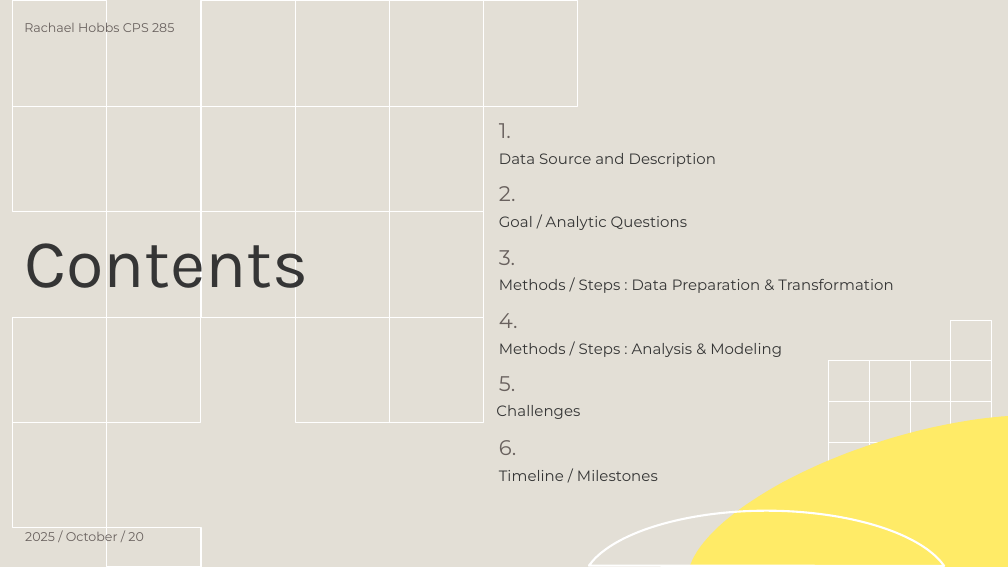
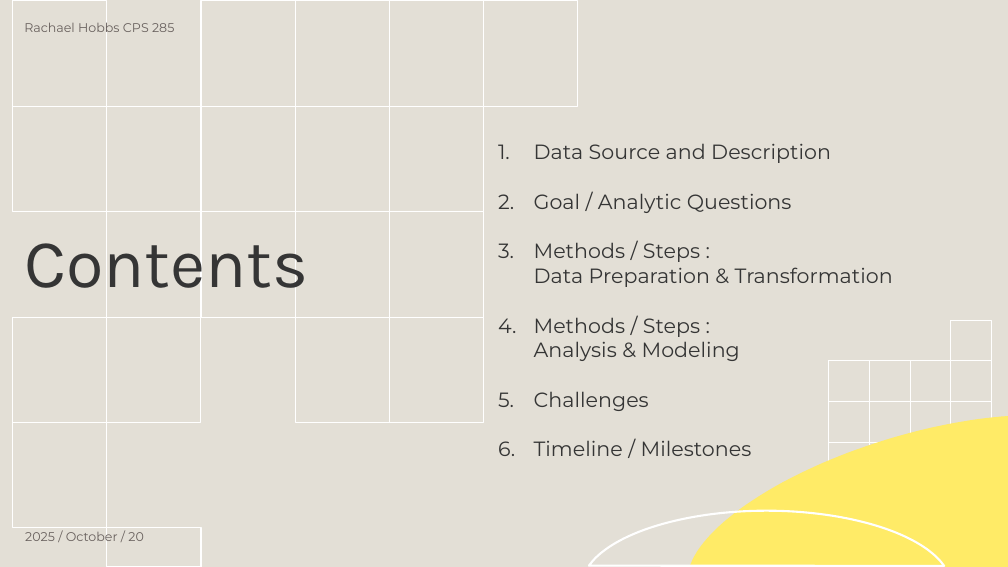
Before and after one commit to Lovjoy/FEMA_NFIP_Flood_Policies_Project, a slide deck: slide 2 of HobbsFEMA-NFIP-Flood-Proposal.pptx. Drawn at 1008x567 pixels with LibreOffice and Linux fonts; fonts in the diff are those of the drawing. Boxes give left, top, right and bottom in pixels: in the first picture for what was removed or moved away, otherwise in the second. Text is boxed around its words. In the diff, an @@ line names an element or a change of style, - is before the commit and + after.

Commit message:
updated powerpoint

```diff
--- a/HobbsFEMA-NFIP-Flood-Proposal.pptx
+++ b/HobbsFEMA-NFIP-Flood-Proposal.pptx
@@ subtitle removed at (499, 123, 511, 138) @@
-1.
@@ subtitle at (534, 144, 893, 456): text changed; size 10.8 to 14.8 pt @@
-Methods / Steps : Data Preparation & Transformation
+1. Data Source and Description
+2. Goal / Analytic Questions
+3. Methods / Steps :
+Data Preparation & Transformation
+1. Methods / Steps :
+Analysis & Modeling
+1. Challenges
+2. Timeline / Milestones
@@ subtitle removed at (499, 153, 716, 167) @@
-Data Source and Description
@@ subtitle removed at (499, 186, 516, 201) @@
-2.
@@ subtitle removed at (499, 216, 687, 230) @@
-Goal / Analytic Questions
@@ subtitle removed at (499, 250, 515, 265) @@
-3.
@@ subtitle removed at (499, 313, 518, 328) @@
-4.
@@ subtitle removed at (499, 343, 782, 357) @@
-Methods / Steps : Analysis & Modeling
@@ subtitle removed at (499, 376, 515, 391) @@
-5.
@@ subtitle removed at (496, 405, 580, 419) @@
-Challenges
@@ subtitle removed at (499, 440, 517, 455) @@
-6.
@@ subtitle removed at (499, 470, 658, 481) @@
-Timeline / Milestones
```
Also in this commit, not shown: 5 other slides changed.
